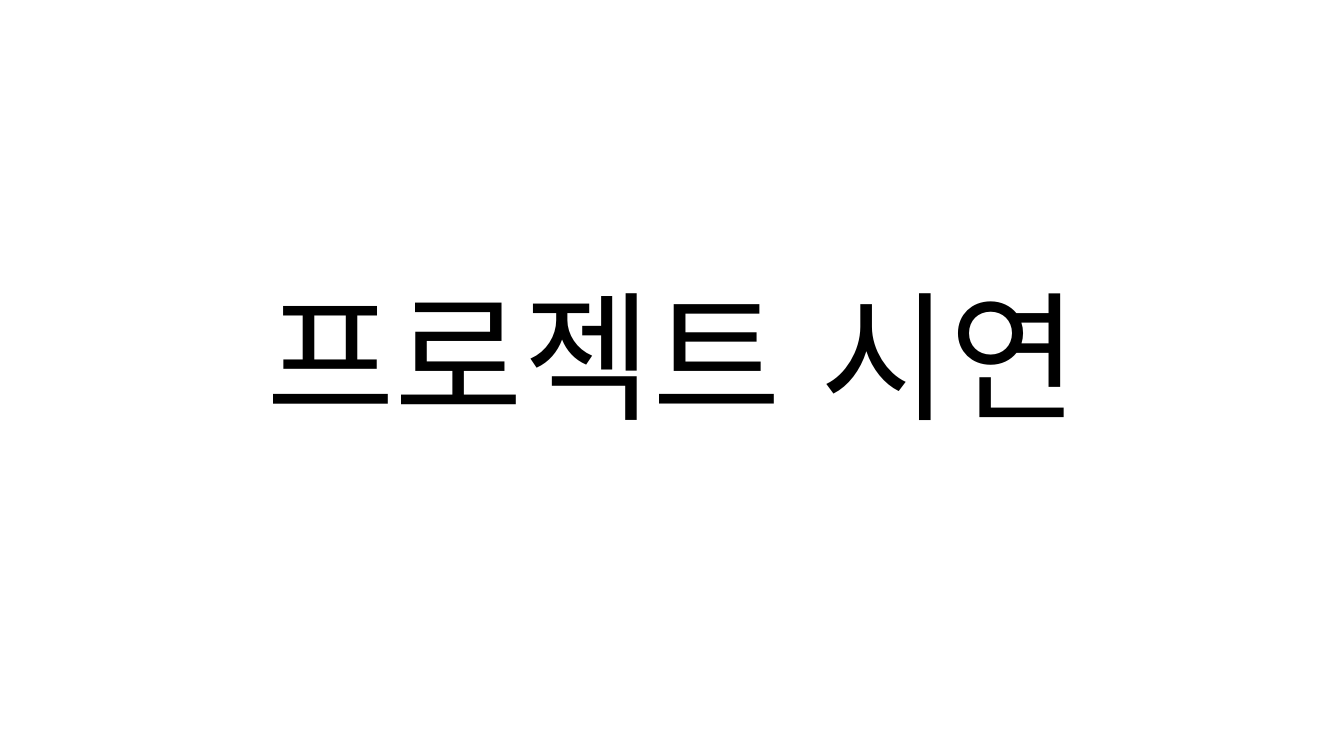
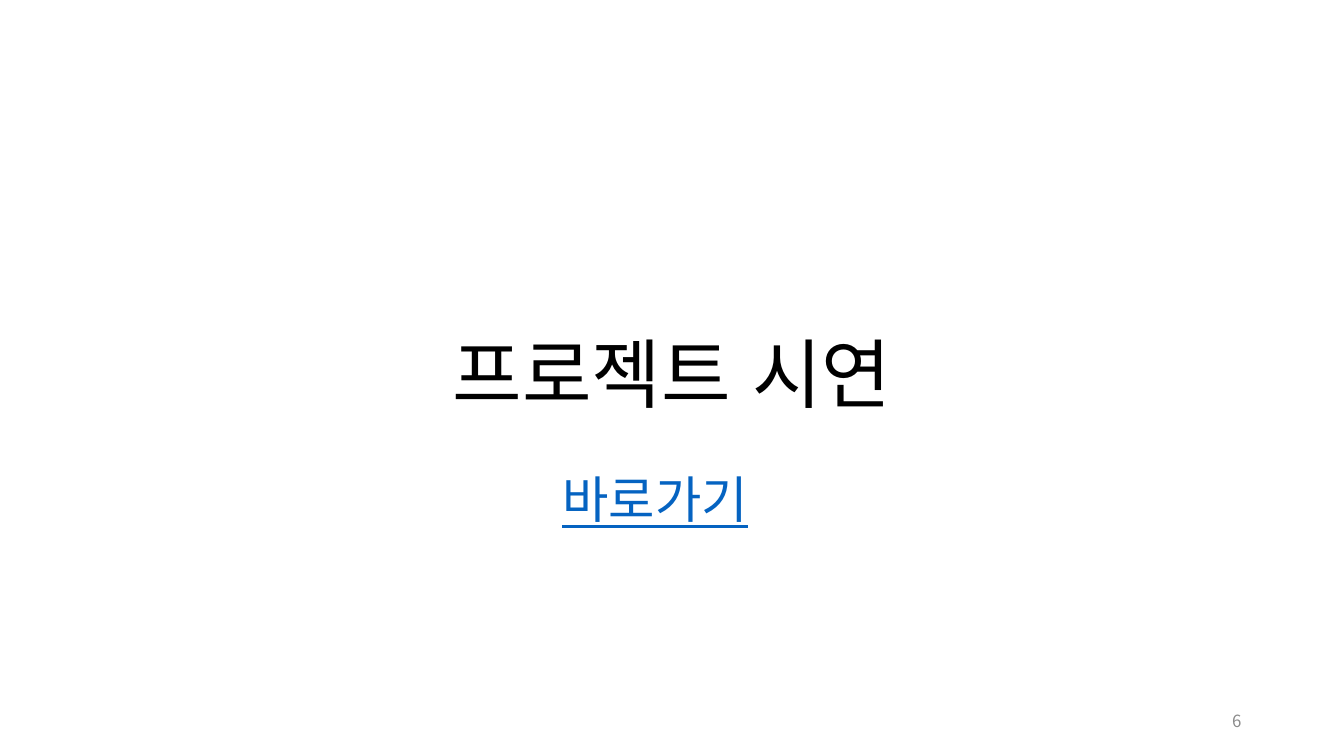
Before and after one commit to devsungmin/OSS-Team, a slide deck: slide 6 of 오픈소스 SW.pptx. Drawn at 1344x756 pixels with LibreOffice and Linux fonts; fonts in the diff are those of the drawing. Boxes give left, top, right and bottom in pixels: in the first picture for what was removed or moved away, otherwise in the second. Text is boxed around its words. In the diff, an @@ line names an element or a change of style, - is before the commit and + after.

```diff
--- a/오픈소스 SW.pptx
+++ b/오픈소스 SW.pptx
@@ title "프로젝트 시연": place and size @@
-title "프로젝트 시연" at (266, 293, 1079, 420)
+title "프로젝트 시연" at (453, 339, 891, 408)
@@ title "프로젝트 시연" at (453, 339, 891, 408): size 100 to 54 pt @@
@@ text added at (562, 476, 747, 528), 36 pt, text #0563C1, underline @@
+바로가기
@@ page number added at (1232, 714, 1241, 727), 12 pt, text #8C8C8C @@
+6
```
Also in this commit, not shown: 8 other slides changed, 1 slide added, 1 slide removed.
